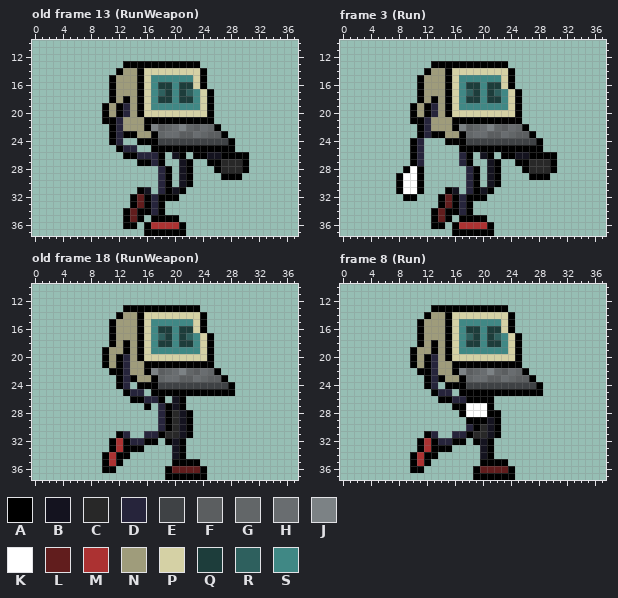
Two states of a pixel-art file, Assets/Sprites/player.ase. This is how it looked before the edit.
38x38 pixels, 20 frames. Colours within 5 levels of each other are drawn and written as one. Shown: old frame 13 (RunWeapon): x 0..37, y 10..37; frame 3 (Run): x 0..37, y 10..37; old frame 18 (RunWeapon): x 0..37, y 10..37; frame 8 (Run): x 0..37, y 10..37. The commit also changed other frames, which this record leaves out.
Visible layers, top first: "Arm_right", "BodyV2", "LegsV2/Leg_right", "LegsV2/Leg_left", "Arm_left".
Palette (. is transparent): A #000000  B #14131f  C #282828  D #26243b  E #3f4245  F #5b5e60  G #626668  H #696d70  J #7c8285  K #ffffff  L #611d1d  M #ac3232  N #9f9c7b  P #d5d1a5  Q #1d3d3b  R #2e605e  S #408885
Pixels before, old frame 13 (RunWeapon), first column x 10:
13 ...AAAAAAAAAAA.......
14 ..ANNAPPPPPPPPA......
15 .ANNNAPSSSSSSPA......
16 .ANNNAPSQQSQQPA......
17 .ANNNAPSRQSQRSPA.....
18 .ANANAPSQQSQQSPA.....
19 ANADNAPSSSSSSSPA.....
20 ANADNAPPPPPPPPPA.....
21 AADNNNAAAAAAAAAA.....
22 .ADNNNAJFGHJGFHGA....
23 .ADAANNAGHHFFHGFFA...
24 .AD..AAAEEEEEEEEEEA..
25 ..ADD..AAAAAAAAAAAA..
26 ...AADDDA.BA.AABBAAAA
27 .....AADA..BA..AACCCA
28 ........DA.BA...ACCCA
29 ........DA.BA....AAA.
30 ........DA.BA........
31 .....AB.DABA.........
32 ....ALADAAA..........
33 ....ALADA............
34 ...ALAADA............
35 ...ALA.AAAA..........
36 ...AA.AMMMMA.........
37 ......AAAAAA.........
Pixels before, frame 3 (Run), first column x 8:
13 .....AAAAAAAAAAA.......
14 ....ANNAPPPPPPPPA......
15 ...ANNNAPSSSSSSPA......
16 ...ANNNAPSQQSQQPA......
17 ...ANNNAPSRQSQRSPA.....
18 ...ANANAPSQQSQQSPA.....
19 ..ANADNAPSSSSSSSPA.....
20 ..ANADNAPPPPPPPPPA.....
21 ..AADNNNAAAAAAAAAA.....
22 ...ADNNNAJFGHJGFHGA....
23 ...ADAANNAGHHFFHGFFA...
24 ..AD...AAAEEEEEEEEEEA..
25 ..AD.....AAAAAAAAAAAA..
26 ..AD.....DA.BA.AABBAAAA
27 ..AD.....DA..BA..AACCCA
28 .AKA......DA.BA...ACCCA
29 AKKA......DA.BA....AAA.
30 AKKA......DA.BA........
31 AKKA...AB.DABA.........
32 .AA...ALADAAA..........
33 ......ALADA............
34 .....ALAADA............
35 .....ALA.AAAA..........
36 .....AA.AMMMMA.........
37 ........AAAAAA.........
Pixels before, old frame 18 (RunWeapon), first column x 10:
13 ...AAAAAAAAAAA.....
14 ..ANNAPPPPPPPPA....
15 .ANNNAPSSSSSSPA....
16 .ANNNAPSQQSQQPA....
17 .ANNNAPSRQSQRSPA...
18 .ANANAPSQQSQQSPA...
19 ANNANAPSSSSSSSPA...
20 ANADNAPPPPPPPPPA...
21 ANADNNAAAAAAAAAA...
22 .AADNNAJFGHJGFHGA..
23 ..ADANNAGHHFFHGFFA.
24 ..AD.AAAEEEEEEEEEEA
25 ...ADD.AAAAAAAAAAAA
26 ....AADDA.BA.......
27 ......A.DABA.......
28 ........DACBA......
29 ........DACBA......
30 ........DACBA......
31 ..AD..DDACCBA......
32 .AMADDAA.ABA.......
33 .AMAAA....BA.......
34 AMAA......BA.......
35 AMA.......AAAA.....
36 AA.......ALLLLA....
37 .........AAAAAA....
Pixels before, frame 8 (Run), first column x 10:
13 ...AAAAAAAAAAA.....
14 ..ANNAPPPPPPPPA....
15 .ANNNAPSSSSSSPA....
16 .ANNNAPSQQSQQPA....
17 .ANNNAPSRQSQRSPA...
18 .ANANAPSQQSQQSPA...
19 ANNANAPSSSSSSSPA...
20 ANADNAPPPPPPPPPA...
21 ANADNNAAAAAAAAAA...
22 .AADNNAJFGHJGFHGA..
23 ..ADANNAGHHFFHGFFA.
24 ..AD.AAAEEEEEEEEEEA
25 ...ADD.AAAAAAAAAAAA
26 ....AADDAAAA.......
27 ......AAKKKA.......
28 .......AKKKAA......
29 ........AAABA......
30 ........DACBA......
31 ..AD..DDACCBA......
32 .AMADDAA.ABA.......
33 .AMAAA....BA.......
34 AMAA......BA.......
35 AMA.......AAAA.....
36 AA.......ALLLLA....
37 .........AAAAAA....
After:
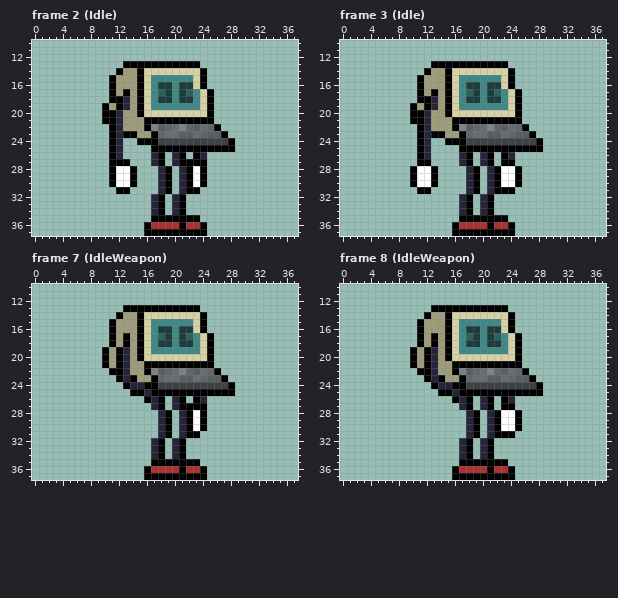
A new or re-ordered frame is compared with the old frame closest to it.
Change:
frames re-ordered
Changed rows in their new state; - is an unchanged pixel.
Frame 2 (Idle) against old frame 13 (RunWeapon), layers "Arm_right", "Legs/Leg_left", "Arm_left":
first column x 11:
17 --A
18 -AD
20 ADN
first column x 11:
25 AD..----------------
26 AD....---D---D......
27 AAA-..---DA-AA......
28 AKKA------D-KA-.....
29 AKKA------D-KA--...-
30 AKKA------D-KA------
31 -AA-..---.DAA-------
32 ---...--.DA---------
33 ---...---DA---------
34 --....---DA---------
35 --...-----AAA-------
36 --..-------MMA------
37 -----------AAA------
Frame 3 (Idle), layers "Arm_right", "Legs/Leg_left", "Arm_left":
first column x 11:
17 --A
18 -AD
20 ADN
first column x 8:
24 --.AD------------------
25 --.AD------------------
26 --.AD-------D---D......
27 --.AA-------DA.AA......
28 -.AKKA-------D-KKA.....
29 ..AKKA-------D-KKA-...-
30 ..AKKA-------D-KKA-----
31 ...-A--..---.DAAA------
32 -..---...--.DA---------
33 ------...---DA---------
34 -----....---DA---------
35 -----...-----AAA-------
36 -----..-------MMA------
37 --------------AAA------
Frame 7 (IdleWeapon) against old frame 18 (RunWeapon):
first column x 12:
17 -A
19 AD
first column x 10:
24 --.ADD---------
25 ---.AAD--------
26 ----..A---D--AD
27 ------.DA.D-AAA
28 ----------.D-KA
29 ----------.D-KA
30 ----------.D-KA
31 --..--..DA.D-A-
32 -......DA.D----
33 -.....-DA-D----
34 ....---DA-D----
35 ...----AAA-----
36 ..----AMMMMAMM-
37 ------AAA------
Frame 8 (IdleWeapon):
first column x 12:
17 -A
19 AD
first column x 10:
24 --.ADD----------
25 ---.AAD---------
26 ----..A--.D--AD-
27 ------.DA.D--AA-
28 -------.DA.D-KKA
29 --------D-.D-KKA
30 ----------.D-KKA
31 --..--..DA.D-AA-
32 -......DA.D-----
33 -.....-DA-D-----
34 ....---DA-D-----
35 ...----AAA------
36 ..----AMMMMAMM--
37 ------AAA-------
Boxes around the changes in both pictures, in picture pixels (x1, y1, x2, y2):
changed: (109, 89, 130, 117)
changed: (109, 145, 249, 236)
changed: (396, 89, 557, 236)
changed: (102, 333, 207, 480)
changed: (410, 333, 522, 480)
